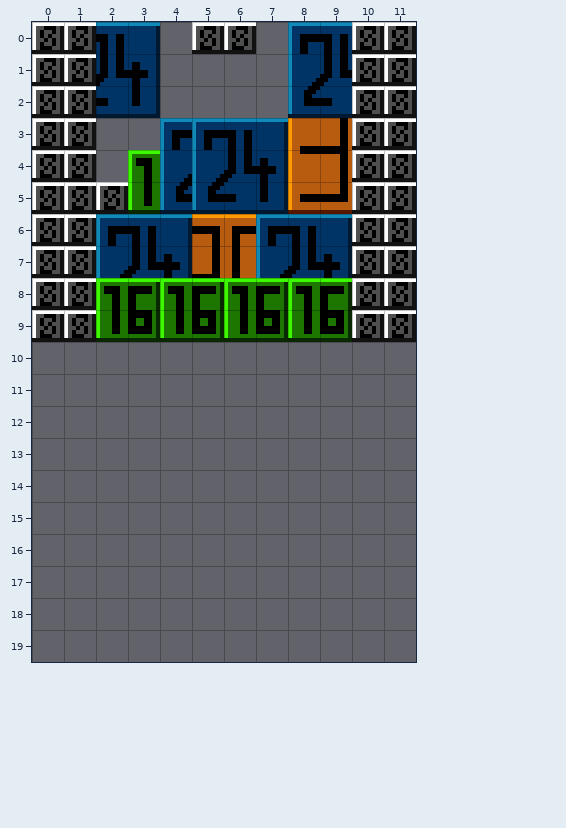
Tiled map: tiled/tmx/dev/00_01.tmx. This is how it looked before the edit.
Cells are 8x8 px. Shown: x 0..11, y 0..19. The old version is drawn lined up with the new one.
Once edited:
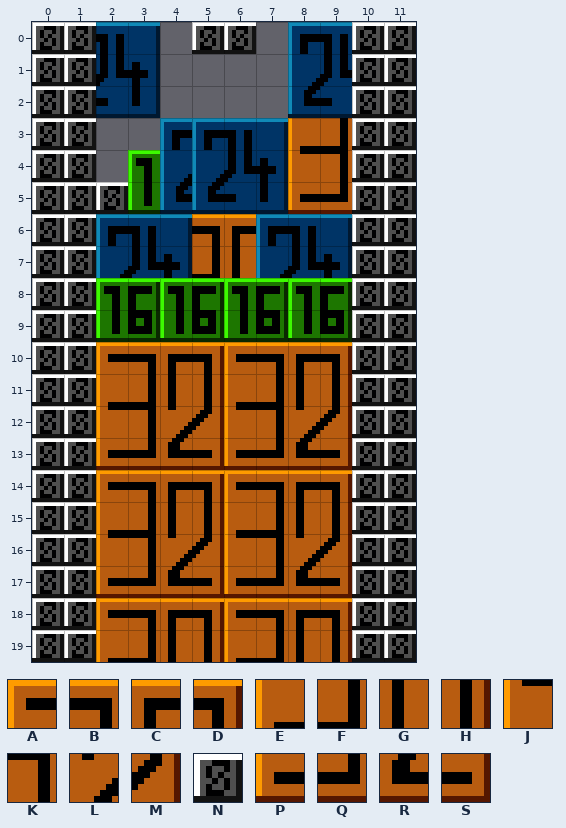
Key: from "dev": A 78, B 79, C 80, D 81, E 96, F 97, G 98, H 99, J 114, K 115, L 116, M 117, N 126, P 132, Q 133, R 134, S 135.
_ is an empty cell.
The edit:
map size 12x10 -> 12x20 cells
Layer "tiles":
The edit adds tile A in row 10 at x 2 and 6; in row 14 at x 2 and 6; in row 18 at x 2 and 6.
The edit adds tile B in row 10 at x 3 and 7; in row 14 at x 3 and 7; in row 18 at x 3 and 7.
The edit adds tile C in row 10 at x 4 and 8; in row 14 at x 4 and 8; in row 18 at x 4 and 8.
The edit adds tile D in row 10 at x 5 and 9; in row 14 at x 5 and 9; in row 18 at x 5 and 9.
The edit adds tile E in row 11 at x 2 and 6; in row 15 at x 2 and 6; in row 19 at x 2 and 6.
The edit adds tile F in row 11 at x 3 and 7; in row 15 at x 3 and 7; in row 19 at x 3 and 7.
The edit adds tile G in row 11 at x 4 and 8; in row 15 at x 4 and 8; in row 19 at x 4 and 8.
The edit adds tile H in row 11 at x 5 and 9; in row 15 at x 5 and 9; in row 19 at x 5 and 9.
The edit adds tile J in row 12 at x 2 and 6; in row 16 at x 2 and 6.
The edit adds tile K in row 12 at x 3 and 7; in row 16 at x 3 and 7.
The edit adds tile L in row 12 at x 4 and 8; in row 16 at x 4 and 8.
The edit adds tile M in row 12 at x 5 and 9; in row 16 at x 5 and 9.
The edit adds tile N in rows 10 to 19 at x 0 to 1 and 10 to 11.
The edit adds tile P in row 13 at x 2 and 6; in row 17 at x 2 and 6.
The edit adds tile Q in row 13 at x 3 and 7; in row 17 at x 3 and 7.
The edit adds tile R in row 13 at x 4 and 8; in row 17 at x 4 and 8.
The edit adds tile S in row 13 at x 5 and 9; in row 17 at x 5 and 9.
Where, in picture pixels (left, top, right, bottom), the same in both pictures:
added: (32, 342, 416, 662)
